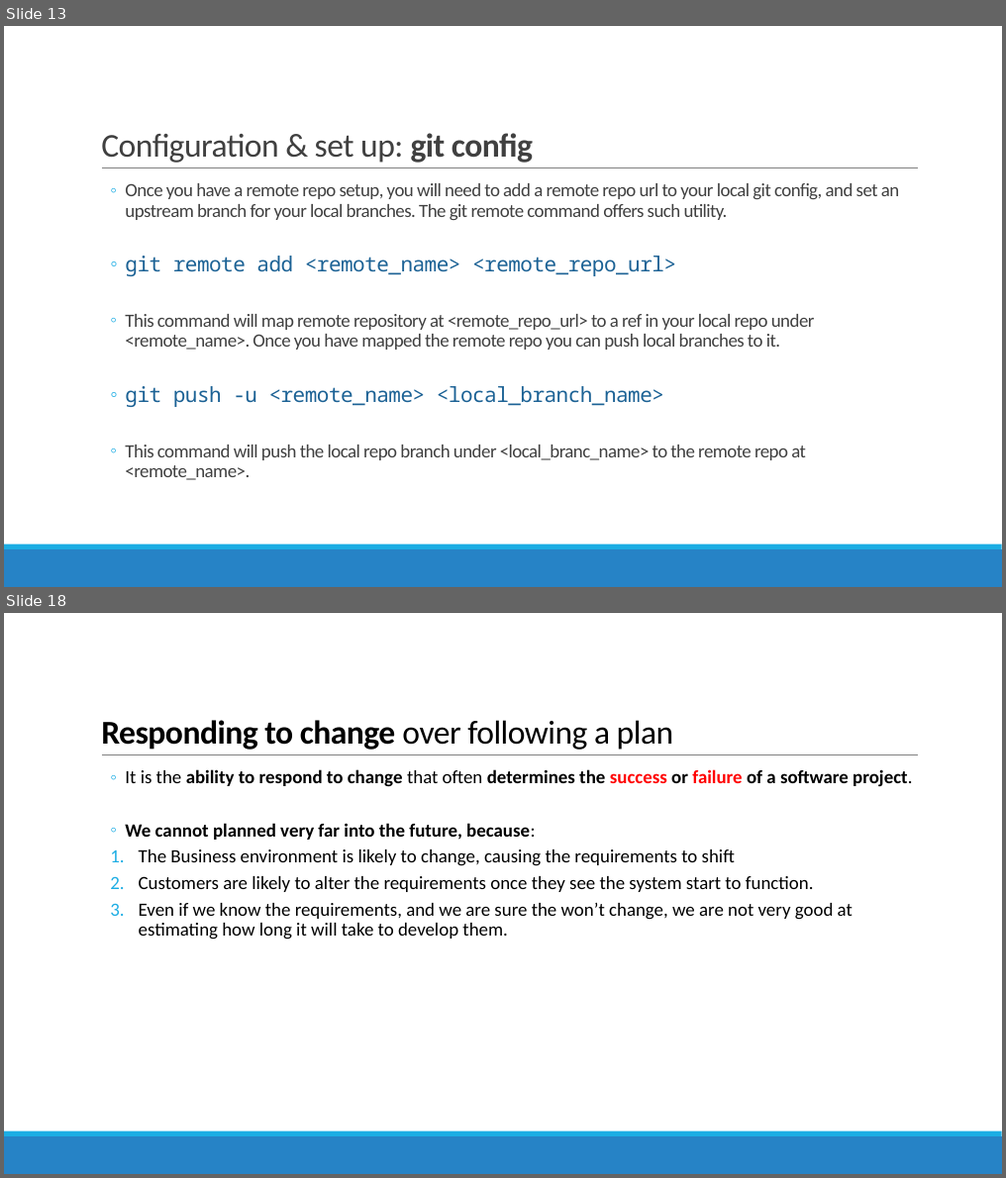
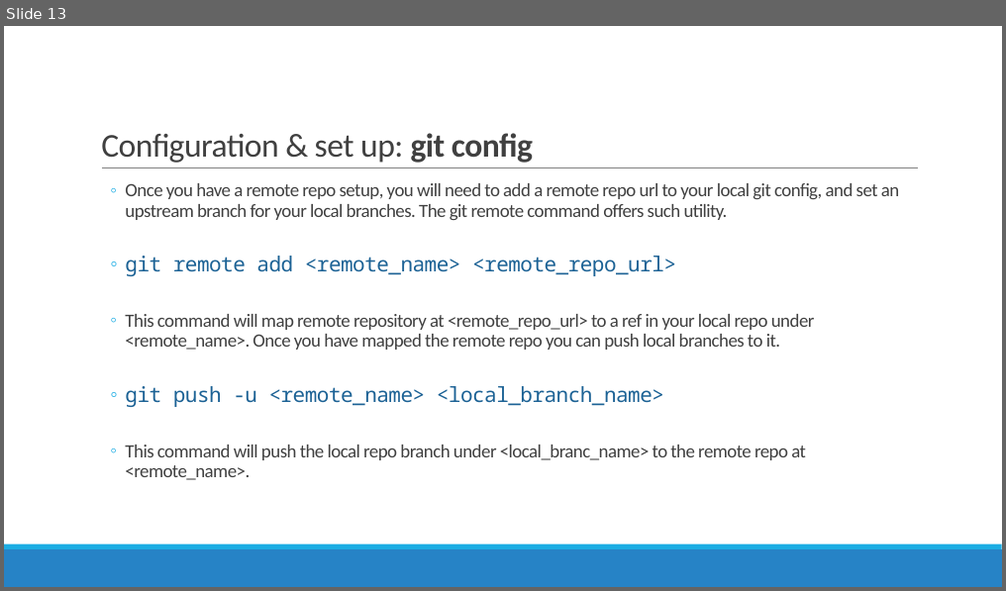
Before and after one commit to reza-arjmandi/Agile-Software-Development-Course, a slide deck: session1/Version Control.pptx. Shown one above the other, each under a label of ours: slides 13 and 18 before the commit, slide 13 after it; the slides between them are not shown. The pictures are 1006x1178 and 1006x591 pixels, drawn with LibreOffice and Linux fonts; fonts in the diff are those of the drawing. Boxes give left, top, right and bottom in pixels: in the first picture for what was removed or moved away, otherwise in the second. Text is boxed around its words. In the diff, an @@ line names an element or a change of style, - is before the commit and + after.

```diff
--- a/session1/Version Control.pptx
+++ b/session1/Version Control.pptx
@@ slide 18 removed at bbox=[4, 613, 1002, 1174], background #FFFFFF; not listed: 3 template elements that a slide beside it also shows @@
@@ title removed at bbox=[101, 720, 674, 750] @@
-Responding to change over following a plan
@@ text removed at bbox=[125, 769, 913, 940] @@
-  ◦ It is the ability to respond to change that often determines the success or failure of a software project.
-  ◦ We cannot planned very far into the future, because:
-  1. The Business environment is likely to change, causing the requirements to shift
-  2. Customers are likely to alter the requirements once they see the system start to function.
-  3. Even if we know the requirements, and we are sure the won’t change, we are not very good at estimating how long it will take to develop them.
```
Also in this commit, not shown: 17 other slides removed, 1 other file.
